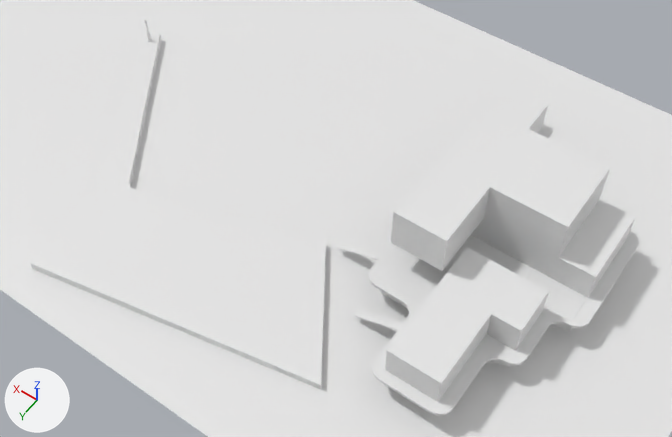
The FBX model Assets/Models/env/topsidewaternobjects.fbx: old version first, new version second.
Camera for both pictures: a 50 mm lens placed at (-47.7, 119.5, 172.0), pointed at (33.0, 6.6, -5.5). The lights are fixed; the arrows at lower left show +X, +Y and +Z. Where no turn or scale is listed for an object, it has been applied to the vertices. Vertices at the same position are counted once.

The first picture shows 'Plane', 'Plane.001', 'stairs', 'stairs.001'.
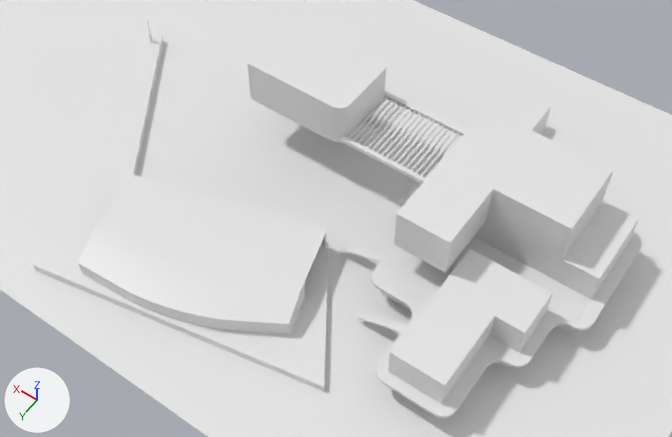
What differs and where, as boxes (x1, y1, x2, y2) in the pictures (672 x 437 px; the box of a moved part takes in the faces that stretch with it):
'Plane.001', reshaped
    before: (31, 19, 639, 416)
    after: (33, 19, 642, 418)
'Cube.002', added
    after: (348, 97, 464, 178)
'Cube', reshaped (not visible before)
    after: (338, 91, 467, 184)
'stairs', moved
    before: (354, 308, 403, 330)
    after: (357, 310, 407, 332)
'stairs.001', moved
    before: (337, 241, 383, 260)
    after: (340, 243, 387, 261)
'Cube.003', added
    after: (321, 234, 327, 248)
part 2 of me_plane_001, moved or reshaped
    before: (368, 120, 639, 416)
    after: (371, 121, 642, 418)
part 3 of me_plane_001, moved or reshaped
    before: (385, 247, 549, 402)
    after: (388, 249, 552, 404)
part 4 of me_plane_001, moved or reshaped
    before: (31, 34, 326, 389)
    after: (33, 35, 329, 391)
part 5 of me_plane_001, moved or reshaped
    before: (391, 91, 635, 298)
    after: (394, 93, 639, 299)
part 6 of me_plane_001, added
    after: (78, 173, 329, 335)
part 7 of me_plane_001, added
    after: (247, 19, 386, 143)
part 8 of me_plane_001, moved or reshaped
    before: (147, 31, 152, 42)
    after: (149, 32, 154, 43)

Patch to the scene script:
```diff
--- a/Assets/Models/env/topsidewaternobjects.fbx.py
+++ b/Assets/Models/env/topsidewaternobjects.fbx.py
@@ me_plane_001 @@
-me_plane_001.from_pydata(...)  # 1020 vertices, 936 faces; spans x -34.1..115.3, y -38.4..69.4, z -5.4..23.5
+me_plane_001.from_pydata(...)  # 1276 vertices, 1164 faces; spans x -34.9..114.5, y -38.4..69.4, z -5.4..23.5
+# me_plane_001 part 2: the loose piece of 204 vertices spanning x -34.1..13.1, y -38.4..49.2, z 3.7..4.4 is moved by (-0.8, 0.0, 0.0)
+# me_plane_001 part 3: the loose piece of 16 vertices spanning x -24.4..-4.1, y 14.3..46.6, z 4.2..12.5 is moved by (-0.8, 0.0, 0.0)
+# me_plane_001 part 4: the loose piece of 20 vertices spanning x 6.3..115.3, y -9.0..69.4, z -5.4..-0.4 is moved by (-0.8, 0.0, 0.0)
+# me_plane_001 part 5: the loose piece of 30 vertices spanning x -31.0..10.3, y -35.6..23.2, z 4.2..23.5 is moved by (-0.8, 0.0, 0.0)
+# me_plane_001 part 6: a new loose piece of 162 vertices spanning x 19.4..76.9, y 23.3..64.4, z -1.7..5.7
+# me_plane_001 part 7: a new loose piece of 94 vertices spanning x 36.3..64.9, y -15.2..5.2, z 9.5..23.5
+# me_plane_001 part 8: 5 vertices moved within x 111.1..111.2, y -5.4..-5.1, z -0.1; 276 vertices removed from x 110.8..112.3, y -6.0..-4.5, z -0.4..2.8; 276 vertices added at x 110.0..111.5, y -6.0..-4.5, z -0.4..2.8
@@ me_cube @@
 me_cube.from_pydata(...)  # 8 vertices, 6 faces; spans x -0.6..0.6, y -0.6..0.6, z -0.6..0.6
 # verts and faces of me_cube; kept vertices keep their numbers, new ones are numbered from 8
+# me_cube part 1
+verts[8] = (7.4, -1.2, 7.2)
+verts[9] = (7.4, -1.2, 8.4)
+verts[10] = (7.4, 0.0, 7.2)
+verts[11] = (7.4, 0.0, 8.4)
+verts[12] = (7.4, -19.715, 7.2)
+verts[13] = (7.4, -19.715, 8.4)
+verts[14] = (7.4, -18.515, 7.2)
+verts[15] = (7.4, -18.515, 8.4)
+for new, old in zip([*range(16, 24)], [*range(8, 16)]): verts[new] = verts[old] + (50.357, 0.0, 0.0)
+faces += [(8, 9, 11, 10), (10, 11, 19, 18), (16, 18, 19, 17), (8, 16, 17, 9), (8, 10, 18, 16), (9, 17, 19, 11)]
+faces += [(12, 13, 15, 14), (14, 15, 23, 22), (20, 22, 23, 21), (12, 20, 21, 13), (12, 14, 22, 20), (13, 21, 23, 15)]
@@ ob_stairs_001 @@
 ob_stairs_001 = bpy.data.objects.new('stairs.001', me_cube_005)
-ob_stairs_001.location = (17.2, 9.9, -3.5)
+ob_stairs_001.location = (16.3, 9.9, -3.5)
@@ ob_stairs @@
 ob_stairs = bpy.data.objects.new('stairs', me_cube_004)
-ob_stairs.location = (3.1, 23.1, -3.5)
+ob_stairs.location = (2.3, 23.1, -3.5)
@@ ob_cube_002 @@
+ob_cube_002 = bpy.data.objects.new('Cube.002', me_cube_006)  # 3344 vertices, 3458 faces; spans x -0.3..25.3, y -9.2..9.2, z -0.9..1.3
+ob_cube_002.location = (14.9, -16.7, 4.5)
@@ ob_cube_003 @@
+ob_cube_003 = bpy.data.objects.new('Cube.003', me_cube_008)  # 1156 vertices, 1139 faces; spans x -50.4..0.9, y -16.1..6.0, z -5.4..1.2
+ob_cube_003.location = (79.6, 28.7, -3.3)
```
